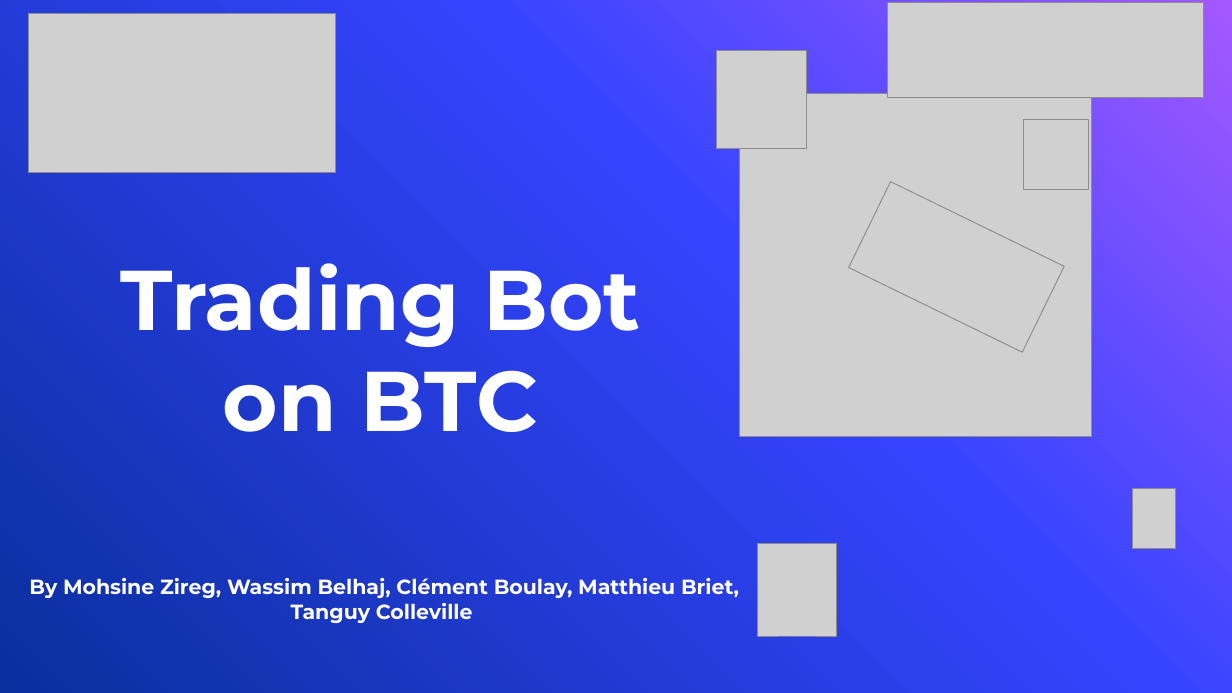
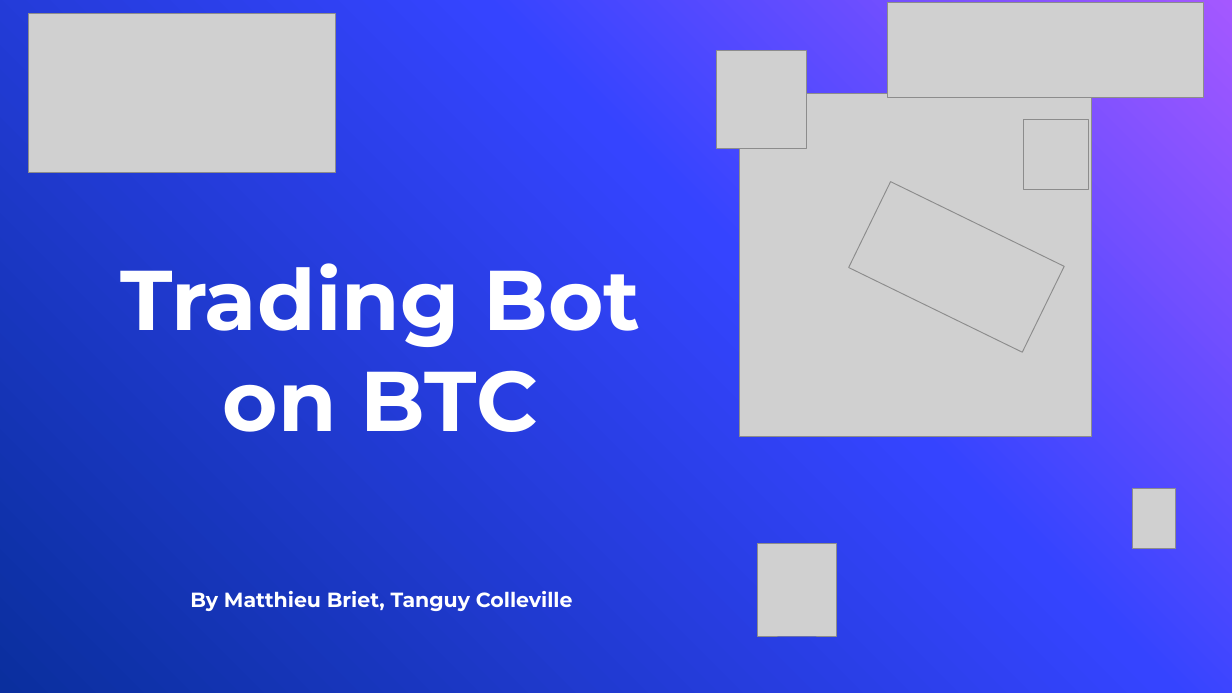
Before and after one commit to TanguyColleville/Trading_Bot_BTC, a slide deck: slide 1 of Soutenance Finale Grp 2.07.pptx. Drawn at 1232x693 pixels with LibreOffice and Linux fonts; fonts in the diff are those of the drawing; grey boxes stand for pictures; background and template pictures are left out. Boxes give left, top, right and bottom in pixels: in the first picture for what was removed or moved away, otherwise in the second. Text is boxed around its words. In the diff, an @@ line names an element or a change of style, - is before the commit and + after.

Commit message:
maj

```diff
--- a/Soutenance Finale Grp 2.07.pptx
+++ b/Soutenance Finale Grp 2.07.pptx
@@ text at bbox=[190, 591, 573, 611]: text changed @@
-By Mohsine Zireg, Wassim Belhaj, Clément Boulay, Matthieu Briet, Tanguy Colleville
+By Matthieu Briet, Tanguy Colleville
```
